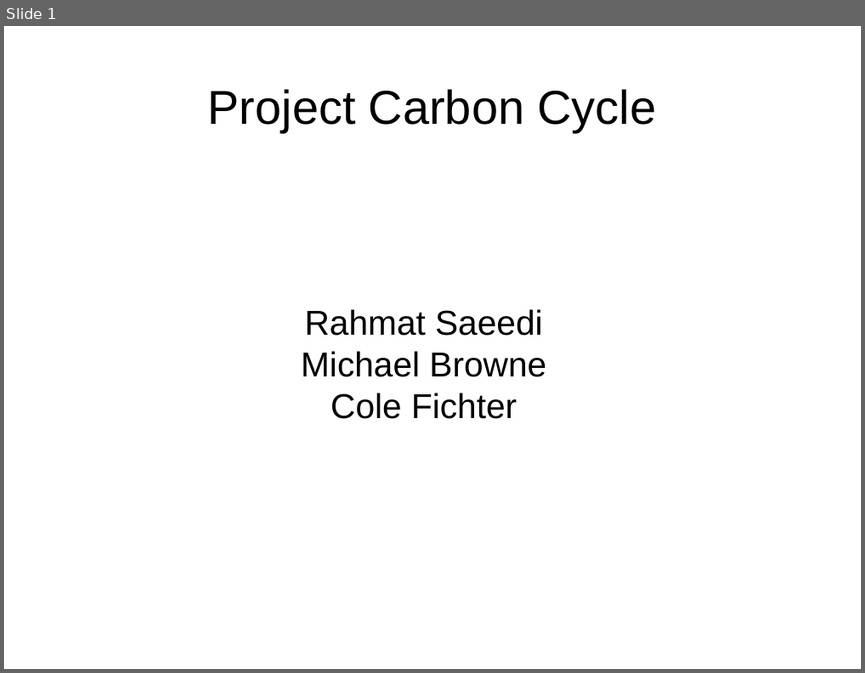
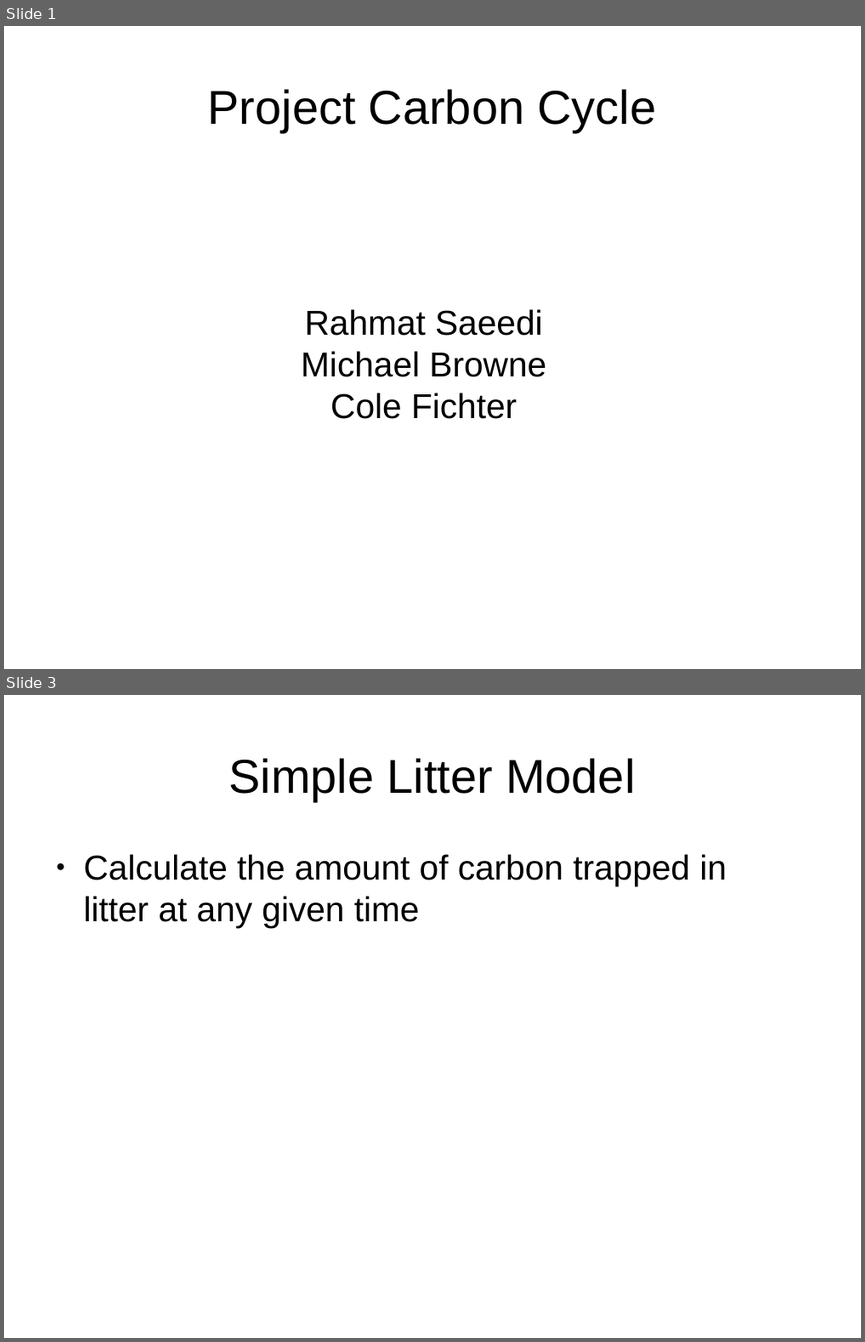
Before and after one commit to colefichter/math372_project_2, a slide deck: slides.odp. Shown one above the other, each under a label of ours: slide 1 before the commit, slides 1 and 3 after it; the slides between them are not shown. The pictures are 865x673 and 865x1342 pixels, drawn with LibreOffice and Linux fonts; fonts in the diff are those of the drawing. Boxes give left, top, right and bottom in pixels: in the first picture for what was removed or moved away, otherwise in the second. Text is boxed around its words. In the diff, an @@ line names an element or a change of style, - is before the commit and + after.

```diff
--- a/slides.odp
+++ b/slides.odp
@@ slide 3 added at (4, 695, 861, 1338), background #FFFFFF @@
@@ title added at (229, 758, 635, 801), 44 pt, text #000000 @@
+Simple Litter Model
@@ text added at (84, 854, 726, 928), 32 pt, text #000000 @@
+● Calculate the amount of carbon trapped in litter at any given time
```
Also in this commit, not shown: 3 other slides added, 1 slide removed.
